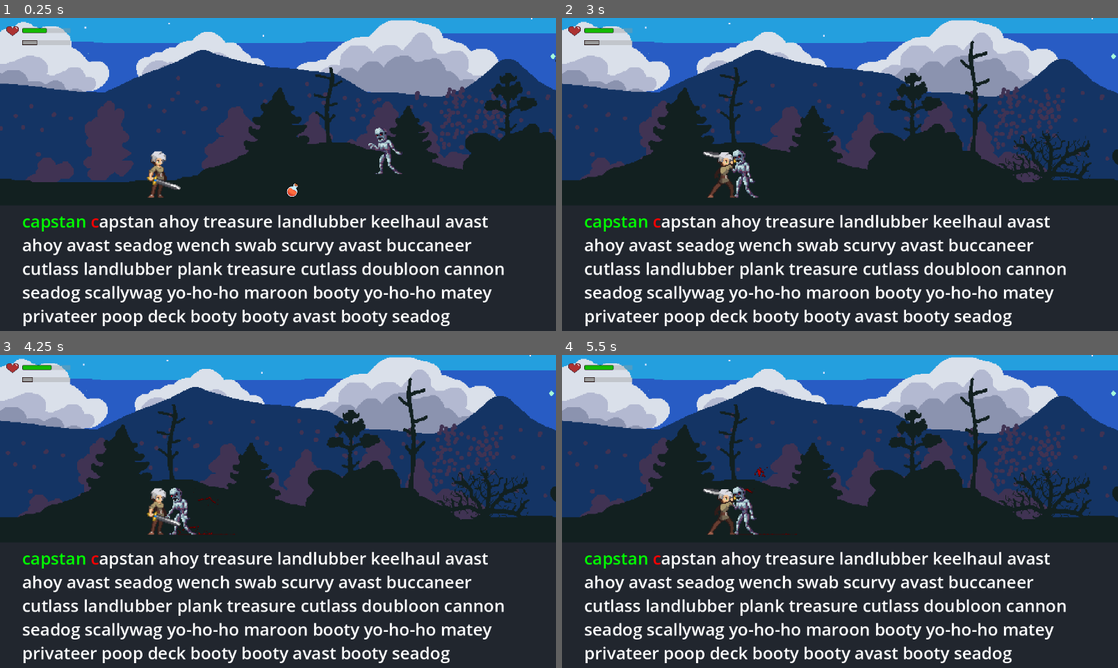
Above: before the commit, frames 1-4 (two rows, left to right).
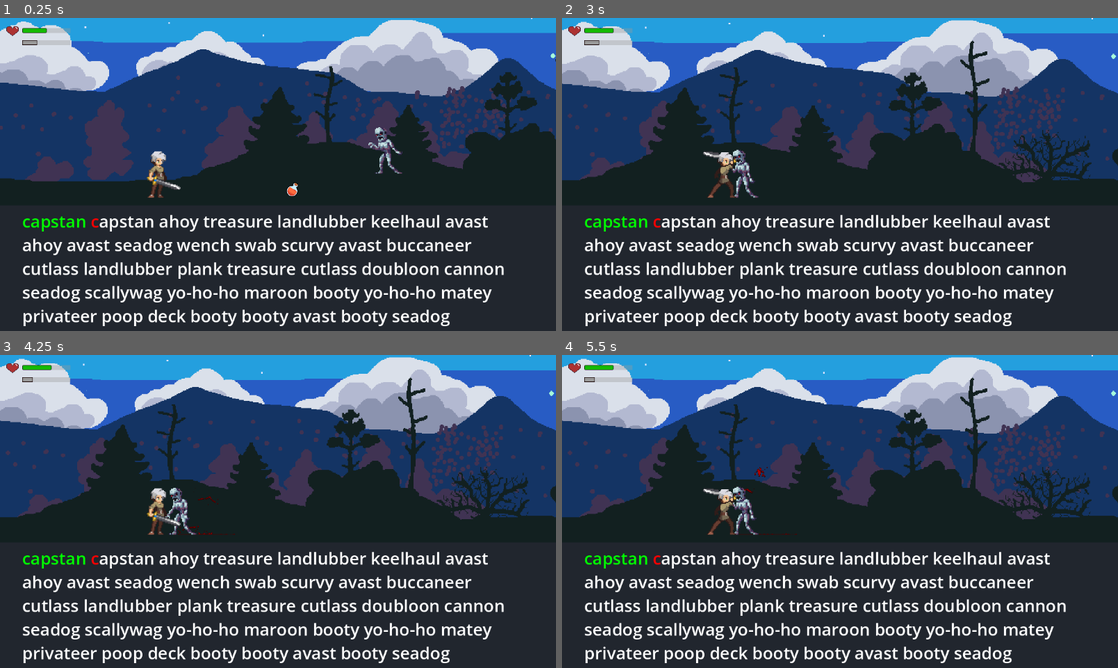
Above: after the commit, the same moments.

Repository: Rip50/RogueType
Game: Godot game, scene res://scenes/levels/level_night_forest.tscn
The game is run twice, just before and just after one commit, with the same random seed, the same clock (stepped at 60 frames per second) and the same inputs.
Inputs (mouse positions are in pixels of both pictures, inside the frame that each line leads up to):
- Up to frame 1 (0.25 s): no input
- Up to frame 2 (3 s): tap Enter at 0.5 s; move the mouse to (962, 158) at 0.52 s; hold Right (move_right) 0.53-2.03 s; tap Space (attack) at 0.6, 1.35, 2.3, 2.85 s; click (962, 158) at 0.67 s; move the mouse to (728, 190) at 1.27 s; move the mouse to (895, 105) at 2.02 s; tap Tab (pick_up) at 2.1 s; move the mouse to (812, 237) at 2.77 s; hold Right (move_right) from 2.78 s (still down); click (812, 237) at 2.92 s
- Up to frame 3 (4.25 s): keep holding Right (move_right); move the mouse to (444, 558) at 3.52 s; tap Space (attack) at 3.6 s
- Up to frame 4 (5.5 s): move the mouse to (673, 464) at 4.27 s; release Right (move_right) at 4.28 s; tap Tab (pick_up) at 4.35 s; tap Space (attack) at 4.55, 5.1 s; move the mouse to (867, 511) at 5.02 s; hold Right (move_right) from 5.03 s (still down); click (867, 511) at 5.17 s

The runs differ from the first frame. In frame 1, 1.7% of the frame differs, in the area x 0-100%, y 0-58%; in frame 2, 0.2%; in frame 3, 0.2%; in frame 4, 0.2%.

Commit message:
Both Enemy and Player inherit Character class

Diff:
--- /dev/null
+++ b/scenes/character.gd
@@ -0,0 +1,46 @@
+class_name Character
+extends CharacterBody2D
+
+@export var attack_stats: AttackStats
+@export var health_stats: HealthStats
+@export var movement_stats: MovementStats
+
+@export var melee_attack_zone: MeleeAtackZone
+
+var GRAVITY = 500
+
+func stop_smoothly() -> void:
+	if movement_stats != null:
+		movement_stats.stop_smoothly()
+
+
+func stop() -> void:
+	if movement_stats != null:
+		movement_stats.stop()
+
+
+func move() -> void:
+	if movement_stats != null:
+		movement_stats.move()
+
+
+func attack_melee() -> void:
+	if melee_attack_zone != null:
+		melee_attack_zone.attack()
+
+
+func take_damage(damage: Damage) -> void:
+	if health_stats != null:
+		health_stats.take_damage(damage)
+
+
+
+func _physics_process(_delta: float) -> void:
+	if velocity == Vector2.ZERO:
+		return
+	if !is_on_floor():
+		velocity.y = GRAVITY
+	else:
+		velocity.y = 0.0
+
+	move_and_slide()
--- /dev/null
+++ b/scenes/character.tscn
@@ -0,0 +1,6 @@
+[gd_scene load_steps=2 format=3 uid="uid://bylgbtihipdq1"]
+
+[ext_resource type="Script" path="res://scenes/character.gd" id="1_t71y5"]
+
+[node name="Character" type="CharacterBody2D"]
+script = ExtResource("1_t71y5")
--- a/scenes/enemies/enemy.gd
+++ b/scenes/enemies/enemy.gd
@@ -1,14 +1,2 @@
 class_name Enemy
-extends CharacterBody2D
-
-var GRAVITY = 500
-
-func _physics_process(_delta: float) -> void:
-	if velocity == Vector2.ZERO:
-		return
-	if !is_on_floor():
-		velocity.y = GRAVITY
-	else:
-		velocity.y = 0.0
-
-	move_and_slide()
+extends Character
--- a/scenes/enemies/zombie.gd
+++ b/scenes/enemies/zombie.gd
@@ -2,8 +2,6 @@
 extends Enemy
 
 @onready var label: Label = $Label
-@onready var health_stats: HealthStats = $HealthStats
-@onready var moving_stats: MovementStats = $MovementStats
 
 var blood_drop_scene := preload("res://scenes/blood_drop.tscn")
 var zombie_explosion_scene := preload("res://scenes/enemies/zombie_explosion.tscn")
@@ -72,11 +70,3 @@
 
 func assign_to_parent(node: Node2D) -> void:
 	get_parent().add_child(node)
-
-
-func wander() -> void:
-	moving_stats.move()
-
-
-func stop() -> void:
-	moving_stats.stop()
--- a/scenes/enemies/zombie.tscn
+++ b/scenes/enemies/zombie.tscn
@@ -241,11 +241,15 @@
 radius = 21.0
 height = 102.0
 
-[node name="Zombie" type="CharacterBody2D" groups=["Damageble", "Enemy"]]
+[node name="Zombie" type="CharacterBody2D" node_paths=PackedStringArray("attack_stats", "health_stats", "movement_stats", "melee_attack_zone") groups=["Damageble", "Enemy"]]
 z_index = -10
 collision_layer = 4
 collision_mask = 3
 script = ExtResource("1_n530s")
+attack_stats = NodePath("AttackStats")
+health_stats = NodePath("HealthStats")
+movement_stats = NodePath("MovementStats")
+melee_attack_zone = NodePath("MeleeAttackZone")
 
 [node name="StateMachine" type="Node" parent="." node_paths=PackedStringArray("state", "debug_label")]
 script = ExtResource("5_yt1yb")
--- a/scenes/melee_attack_zone.gd
+++ b/scenes/melee_attack_zone.gd
@@ -10,9 +10,8 @@
 func attack() -> void:
 	var bodies = get_overlapping_bodies()
 	for body in bodies:
-		var health_stats = body.find_child("HealthStats")
-		if health_stats != null:
-			health_stats.take_damage(attack_stats.get_melee_damage())
+		if body.has_method("take_damage"):
+			body.take_damage(attack_stats.get_melee_damage())
 
 
 func _ready() -> void:
--- a/scenes/player.gd
+++ b/scenes/player.gd
@@ -1,10 +1,5 @@
-extends CharacterBody2D
-
-@onready var melee_attack_zone: MeleeAtackZone = $MeleeAttackZone
-
-@onready var health_stats: HealthStats = $HealthStats
-@onready var movement_stats: MovementStats = $MovementStats
-@onready var attack_stats: AttackStats = $AttackStats
+class_name Player
+extends Character
 
 @onready var item_pickup_zone: ItemPickupZone = $ItemPickupZone
 @onready var action_timer: Timer = $ActionTimer
@@ -65,7 +60,7 @@
 	if Input.is_action_just_pressed("pick_up"):
 		item_pickup_zone.pickup()
 
-	move_and_slide()
+	super._physics_process(delta)
 
 
 func try_pickup_item(body: Node2D) -> bool:
@@ -78,19 +73,3 @@
 				result = true
 
 	return result
-
-
-func stop_smoothly() -> void:
-	movement_stats.stop_smoothly()
-
-
-func stop() -> void:
-	movement_stats.stop()
-
-
-func move() -> void:
-	movement_stats.move()
-
-
-func attack_melee() -> void:
-	melee_attack_zone.attack()
--- a/scenes/player.tscn
+++ b/scenes/player.tscn
@@ -194,12 +194,16 @@
 [sub_resource type="CapsuleShape2D" id="CapsuleShape2D_yemya"]
 height = 48.0
 
-[node name="Player" type="CharacterBody2D" groups=["Player"]]
+[node name="Mia" type="CharacterBody2D" node_paths=PackedStringArray("attack_stats", "health_stats", "movement_stats", "melee_attack_zone") groups=["Player"]]
 scale = Vector2(2, 2)
 collision_layer = 2
 collision_mask = 5
 slide_on_ceiling = false
 script = ExtResource("1_ngdcq")
+attack_stats = NodePath("AttackStats")
+health_stats = NodePath("HealthStats")
+movement_stats = NodePath("MovementStats")
+melee_attack_zone = NodePath("MeleeAttackZone")
 
 [node name="HealthStats" type="Node" parent="."]
 script = ExtResource("6_bwcow")
--- a/scenes/states/enemy_wandering_state.gd
+++ b/scenes/states/enemy_wandering_state.gd
@@ -10,7 +10,7 @@
 func enter_state() -> void:
 	set_physics_process(true)
 	animated_sprite.play("walk")
-	actor.wander()
+	actor.move()
 
 
 func  _physics_process(_delta: float) -> void:
Not shown: 1 places in scenes/levels/level_night_forest.tscn that only renumber resources
Not shown: 1 places in scenes/player.tscn that only renumber resources
